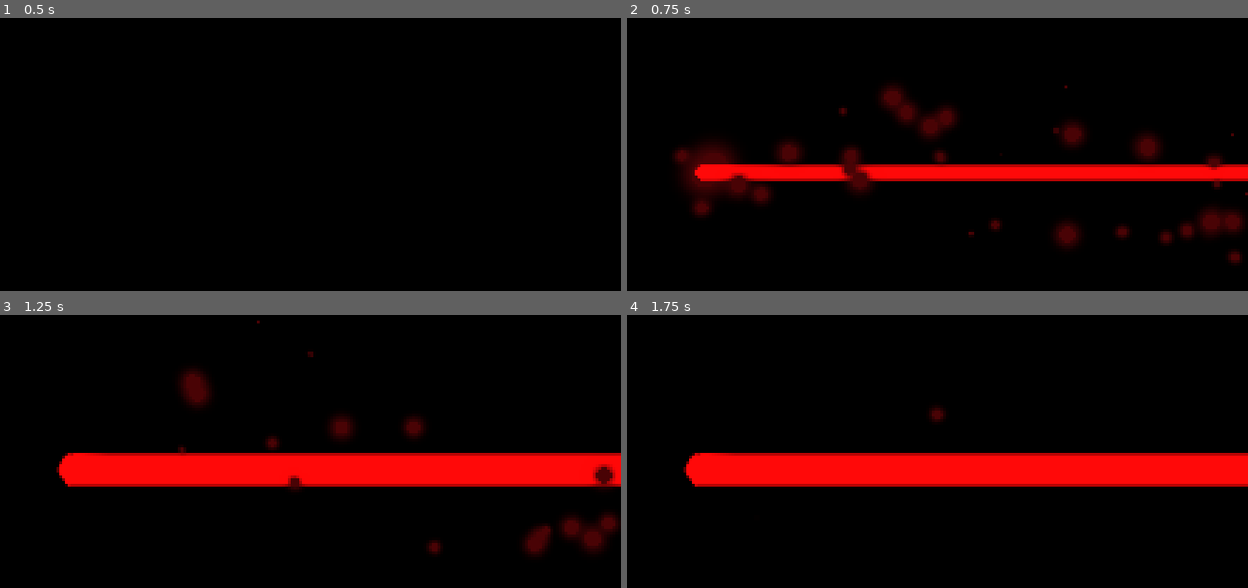
Above: before the commit, frames 1-4 (two rows, left to right).
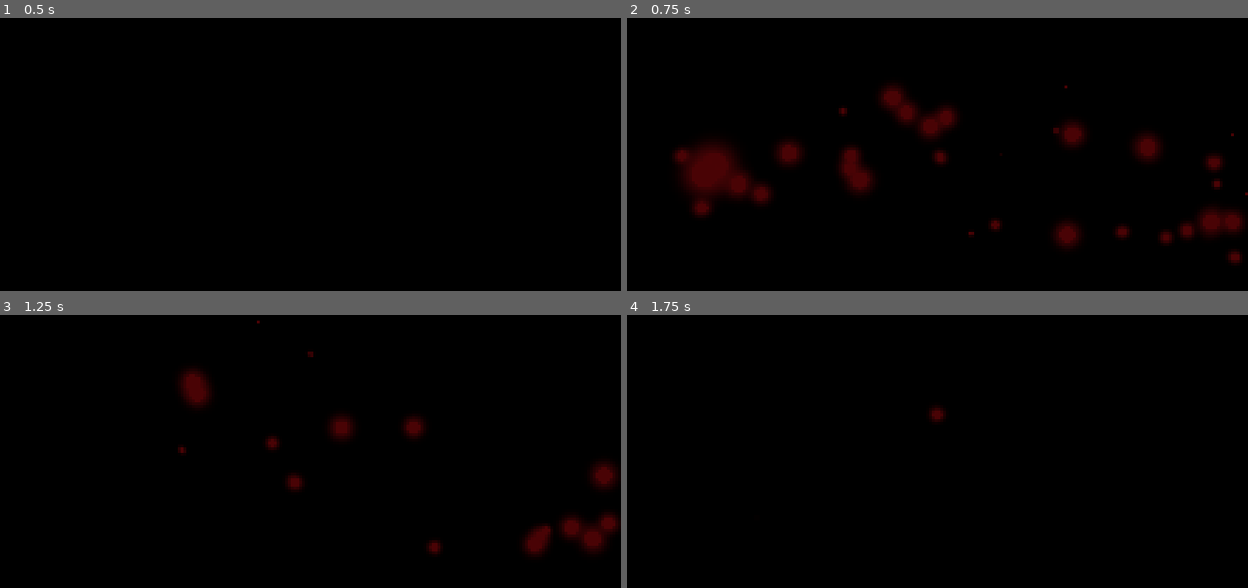
Above: after the commit, the same moments.

Repository: LucasAnacleto/space-conquer
Game: Godot game, scene res://scenes/shots/LaserBeam/LaserBeam.tscn
The game is run twice, just before and just after one commit, with the same random seed, the same clock (stepped at 60 frames per second) and the same inputs. This scene is started directly instead of the project's main scene.
Inputs (mouse positions are in pixels of both pictures, inside the frame that each line leads up to):
- Up to frame 1 (0.5 s): no input
- Up to frame 2 (0.75 s): tap Enter at 0.5 s; move the mouse to (1043, 157) at 0.52 s; hold Up (Controlle) from 0.53 s (still down); click (1043, 157) at 0.67 s
- Up to frame 3 (1.25 s): keep holding Up (Controlle); tap Space (shot) at 0.8 s
- Up to frame 4 (1.75 s): move the mouse to (744, 495) at 1.27 s; release Up (Controlle) at 1.28 s; tap Space (shot) at 1.35 s; click (744, 495) at 1.42 s; tap Up (Controlle) at 1.55 s

Frame 1 is identical in both runs. In frame 2, 5.3% of the frame differs, in the area x 10-100%, y 53-60%; in frame 3, 11%; in frame 4, 11%, in the area x 9-100%, y 50-63%.

Commit message:
LaserBeam how Player, and explosion enemy

Diff:
--- a/scenes/NaveBoss/Ovni.gd
+++ b/scenes/NaveBoss/Ovni.gd
@@ -17,10 +17,11 @@
 		if position.distance_to(target.position) > 5:
 			velocity = move_and_slide(velocity)
 
-
 func die():
 	is_dead = true
 	sprite.play("dead")
+	yield(get_tree().create_timer(0.5), "timeout")
+	queue_free()
 
 
 
@@ -37,10 +38,3 @@
 func _on_FieldView_body_exited(body):
 	if is_body_target(body):
 		target = null
-
-
-func _on_DeathArea_body_entered(body):
-	if body.name == "Bullet":
-		die()
-		yield(get_tree().create_timer(0.5), "timeout")
-		queue_free()
--- a/scenes/NaveBoss/Ovni.tscn
+++ b/scenes/NaveBoss/Ovni.tscn
@@ -7,6 +7,7 @@
 [ext_resource path="res://scenes/NaveBoss/Ovni.gd" type="Script" id=5]
 
 [sub_resource type="RectangleShape2D" id=1]
+extents = Vector2( 7.85593, 5.13693 )
 
 [sub_resource type="SpriteFrames" id=2]
 animations = [ {
@@ -16,36 +17,29 @@
 "speed": 6.0
 }, {
 "frames": [ ExtResource( 2 ), ExtResource( 3 ) ],
-"loop": false,
+"loop": true,
 "name": "dead",
-"speed": 10.0
+"speed": 6.0
 } ]
 
 [sub_resource type="CircleShape2D" id=3]
 radius = 98.7359
 
-[sub_resource type="RectangleShape2D" id=4]
-
 [node name="Ovni" type="KinematicBody2D"]
 script = ExtResource( 5 )
 
 [node name="CollisionShape2D" type="CollisionShape2D" parent="."]
-visible = false
+position = Vector2( 0, -3.48681 )
 shape = SubResource( 1 )
 
 [node name="AnimatedSprite" type="AnimatedSprite" parent="."]
 frames = SubResource( 2 )
+frame = 1
 playing = true
 
 [node name="FieldView" type="Area2D" parent="."]
 
 [node name="CollisionShape2D" type="CollisionShape2D" parent="FieldView"]
 shape = SubResource( 3 )
-
-[node name="DeathArea" type="Area2D" parent="."]
-
-[node name="CollisionShape2D" type="CollisionShape2D" parent="DeathArea"]
-shape = SubResource( 4 )
 [connection signal="body_entered" from="FieldView" to="." method="_on_FieldView_body_entered"]
 [connection signal="body_exited" from="FieldView" to="." method="_on_FieldView_body_exited"]
-[connection signal="body_entered" from="DeathArea" to="." method="_on_DeathArea_body_entered"]
--- a/scenes/space/Space.tscn
+++ b/scenes/space/Space.tscn
@@ -282,6 +282,9 @@
 scale = Vector2( 8.513, 10 )
 shape = SubResource( 5 )
 visibility_mode = 1
+__meta__ = {
+"_editor_description_": ""
+}
 
 [node name="ControlScore" type="Control" parent="UI"]
 margin_right = 40.0
@@ -302,5 +305,5 @@
 [connection signal="draw_section" from="PlatformGenerator/SpaceInTheMiddlePlatformGenerator" to="PlatformGenerator/SpaceInTheMiddlePlatformGenerator/Cave" method="_on_SpaceInTheMiddlePlatformGenerator_draw_section"]
 [connection signal="platform_generated" from="PlatformGenerator/SpaceInTheMiddlePlatformGenerator/Cave" to="PlatformGenerator/SpaceInTheMiddlePlatformGenerator/Enemies" method="_on_Cave_platform_generated"]
 [connection signal="pressed" from="UI/Pause" to="UI" method="_on_TouchScreenButton_pressed"]
-[connection signal="pressed" from="UI/Shot" to="Player" method="_on_TouchScreenButton_pressed"]
+[connection signal="pressed" from="UI/Shot" to="Player" method="_on_Shot_pressed"]
 [connection signal="pressed" from="UI/Iimpulse" to="Player" method="_on_Iimpulse_pressed"]
--- a/script/LaserBeam.gd
+++ b/script/LaserBeam.gd
@@ -1,13 +1,16 @@
 extends RayCast2D
 
+
 var is_casting := false setget set_is_casting
+onready var line = $Line2D
 
 
 func _ready():
-	set_physics_process(false)
-	$Line2D.points[1] = Vector2.ZERO
+	self.is_casting = false
+	line.visible = false
+	pass
 
-func _unhandled_input(event: InputEvent) -> void:
+func _unhandled_input(event) -> void:
 	if event is InputEventMouseButton:
 		self.is_casting = event.pressed
 
@@ -20,10 +23,15 @@
 		cast_point = to_local(get_collision_point())
 		$CollisionParticles2D.global_rotation = get_collision_normal().angle()
 		$CollisionParticles2D.position = cast_point
+		var body = get_collider()
+		if body.has_method("die"):
+			body.call("die")
 
 	$Line2D.points[1] = cast_point
 	$BeamParticles2D.position = cast_point * 0.5
 	$BeamParticles2D.process_material.emission_box_extents.x = cast_point.length() * 0.5
+
+
 
 func set_is_casting(cast: bool) -> void:
 	is_casting = cast
@@ -47,3 +55,12 @@
 	$Tween.stop_all()
 	$Tween.interpolate_property($Line2D, "width", 10.0, 0, 0.1)
 	$Tween.start()
+
+func _on_Player_player_laserbean(cena):
+	if cena.is_action("shot"):
+		if cena.pressed:
+			if not self.is_casting:
+				self.is_casting = cena.pressed
+				line.visible = true
+		else:
+			self.is_casting = false
--- a/script/Player/Player.gd
+++ b/script/Player/Player.gd
@@ -2,9 +2,10 @@
 
 
 signal player_died
+signal player_laserbean
 
 
-const SHOT_SCENE = preload("res://scenes/shots/shot_player/shot_player.tscn")
+
 const SHOOT_COOLDOWN = 0.5
 
 var is_dead = false
@@ -14,11 +15,11 @@
 
 onready var sprite = $AnimatedSprite
 onready var gun = $Gun
-
+onready var light = $AnimatedSprite/Light2D
+onready var laser = $LaserBeam2D
 
 func _physics_process(delta):
-	if get_colliding_bodies().size() > 0:
-		die()
+	pass
 
 
 func _input(event):
@@ -28,13 +29,15 @@
 		else:
 			sprite.play('idle')
 
-		if event.is_action_pressed("shot"):
+		var cena = event
+		if event.is_action_pressed("shot") or event is InputEventScreenTouch:
 			if can_shoot:
-				shoot()
-
+				emit_signal("player_laserbean", cena)
+				sprite.play('jump')
+#		else:
+#			emit_signal("player_laserbean", cena)
 
 func jump():
-	mode = RigidBody2D.MODE_RIGID
 	sprite.play('jump')
 	apply_impulse(impulse_offset, impulse)
 
@@ -43,26 +46,25 @@
 	if State.first_run:
 		State.first_run = false
 	is_dead = true
+	mode = RigidBody2D.MODE_STATIC
+	light.visible = false
 	sprite.play("dead")
 	emit_signal("player_died")
+	laser.visible = false
 
-
-func shoot():
-	var bullet = SHOT_SCENE.instance()
-	bullet.position = gun.global_position
-	get_parent().add_child(bullet)
-
-	can_shoot = false
-	yield(get_tree().create_timer(SHOOT_COOLDOWN), "timeout")
-	can_shoot = true
-
-
-
-func _on_TouchScreenButton_pressed():
-	if not is_dead && not get_tree().paused:
-		shoot()
+func _on_Shot_pressed():
+	if can_shoot:
+		emit_signal("player_laserbean")
+		sprite.play('jump')
+	else:
+		emit_signal("player_laserbean")
 
 
 func _on_Iimpulse_pressed():
 	if not is_dead && not get_tree().paused:
 		jump()
+
+
+func _on_Player_body_entered(body):
+	if body.name != "Bullet":
+		die()
Not shown: 1 places in scenes/NaveBoss/Ovni.tscn that only renumber resources
